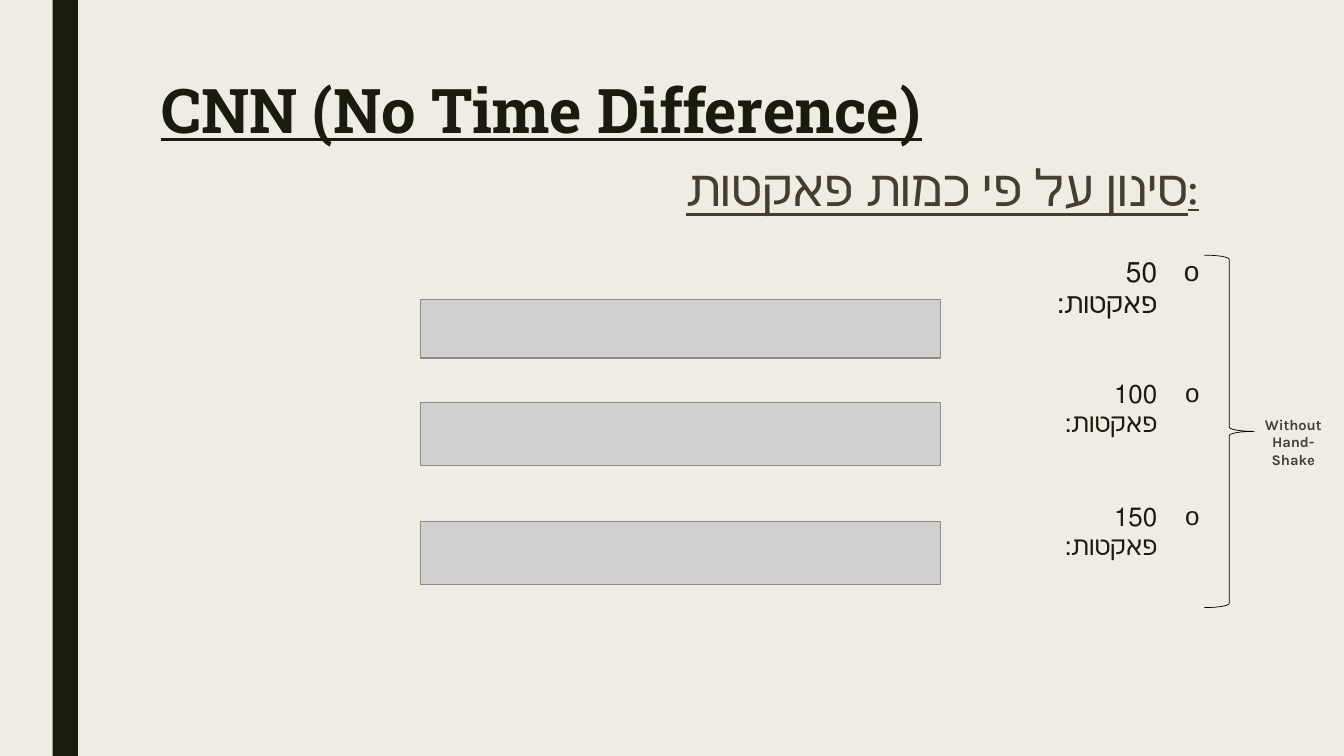
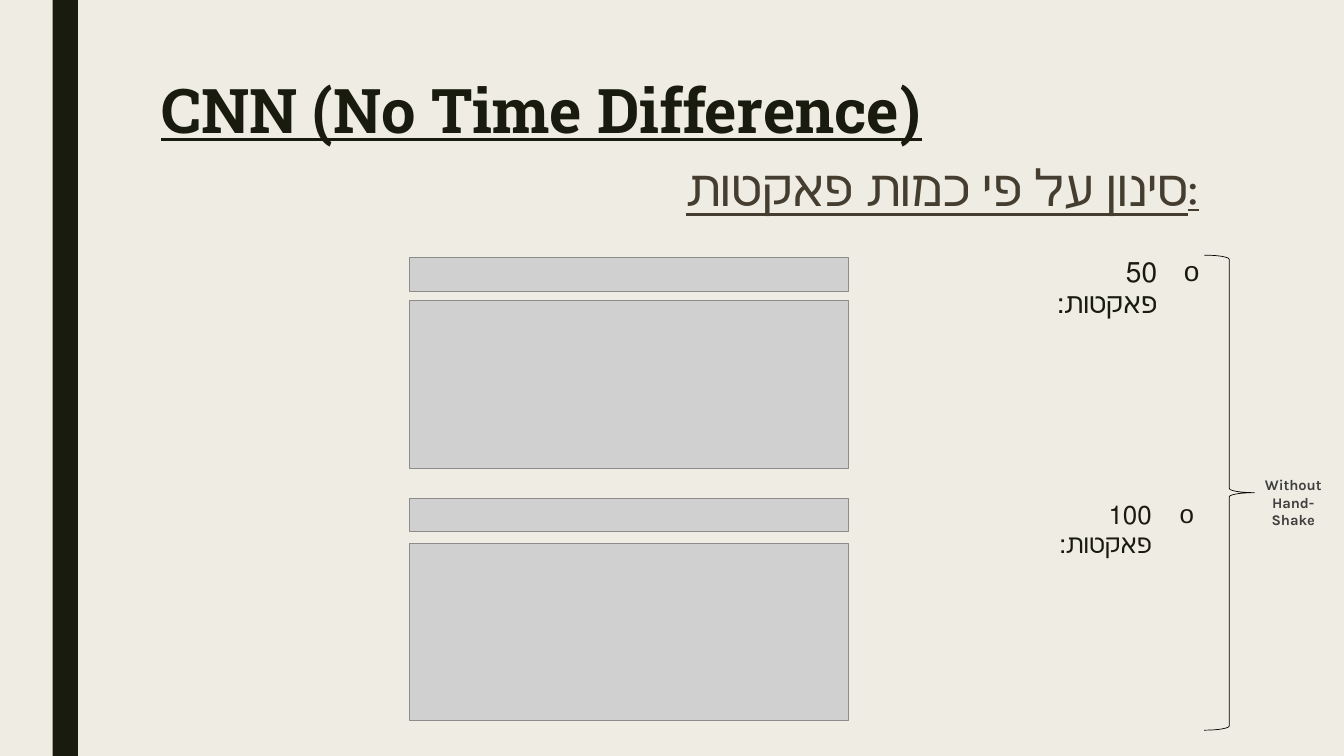
Before and after one commit to ShalevBenDavid/Traffic-Classification-Research, a slide deck: slide 25 of Research/Research Progress.pptx. Drawn at 1344x756 pixels with LibreOffice and Linux fonts; fonts in the diff are those of the drawing; grey boxes stand for pictures. Boxes give left, top, right and bottom in pixels: in the first picture for what was removed or moved away, otherwise in the second. Text is boxed around its words. In the diff, an @@ line names an element or a change of style, - is before the commit and + after.

Commit message:
Commit #4 - Updating Result Without Time Difference

```diff
--- a/Research/Research Progress.pptx
+++ b/Research/Research Progress.pptx
@@ picture added at box(409, 257, 849, 291) @@
@@ right brace: place and size @@
-right brace at box(1205, 255, 1255, 608)
+right brace at box(1205, 255, 1255, 730)
@@ picture removed at box(420, 299, 941, 358) @@
@@ picture added at box(409, 300, 849, 468) @@
@@ picture removed at box(420, 402, 941, 466) @@
@@ text "Without": place and size @@
-text "Without" at box(1265, 419, 1322, 465)
+text "Without" at box(1265, 479, 1322, 525)
@@ picture added at box(409, 499, 849, 532) @@
@@ text "100 פאקטות:": place and size @@
-text "100 פאקטות:" at box(1065, 384, 1157, 438)
+text "100 פאקטות:" at box(1059, 505, 1152, 559)
@@ text removed at box(1065, 507, 1157, 561) @@
-o 150 פאקטות:
@@ picture removed at box(420, 522, 941, 585) @@
@@ picture added at box(409, 543, 849, 721) @@
```
Also in this commit, not shown: 5 other slides changed, 1 other file.
